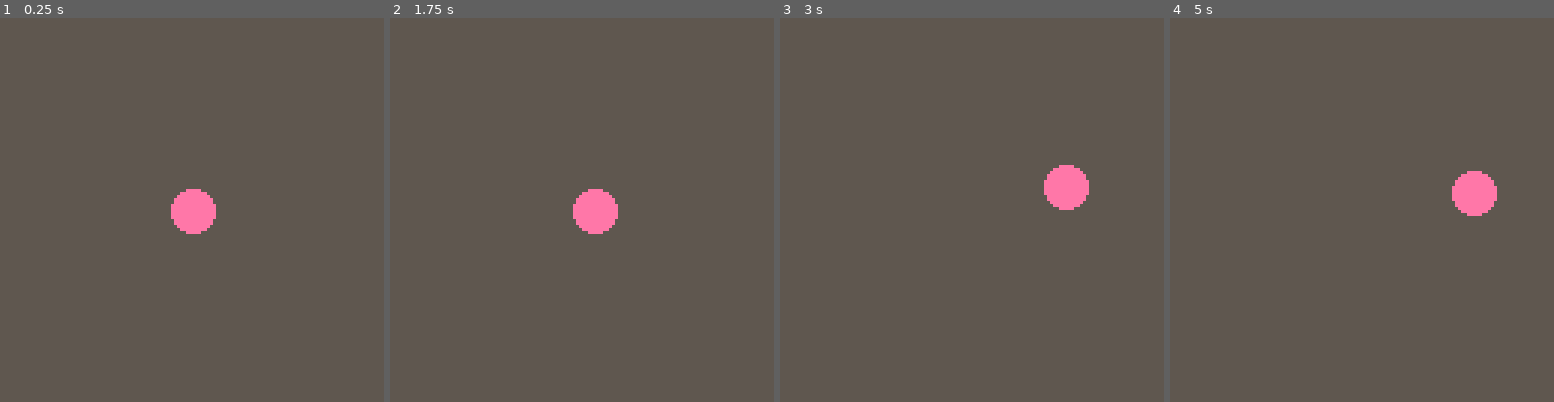
Above: before the commit, frames 1-4 (left to right).
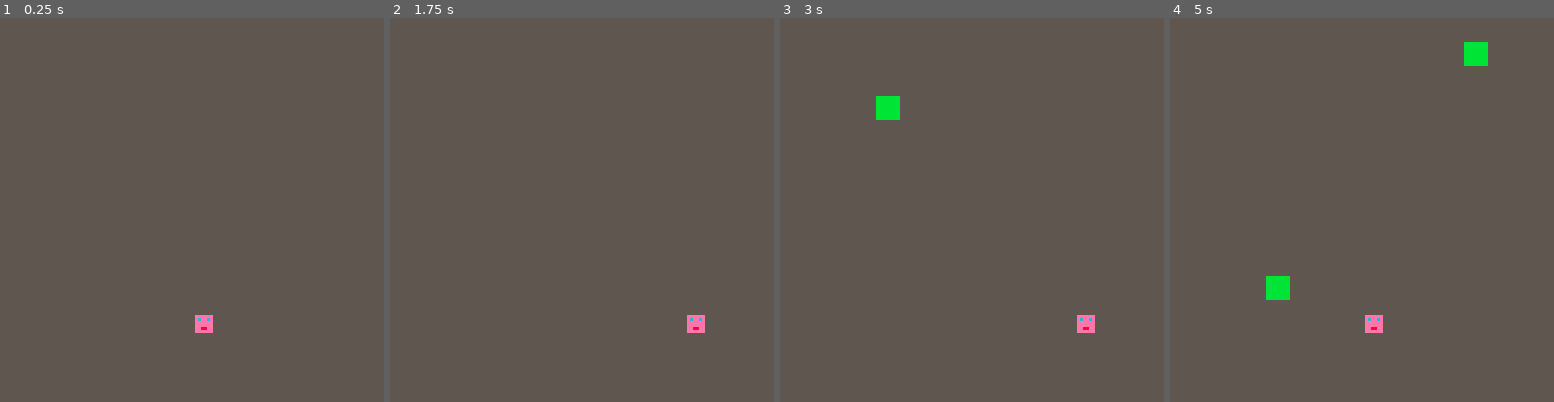
Above: after the commit, the same moments.

Repository: lflippo/demo_game_one
Game: PICO-8 cartridge game_one.p8
Same seed, same stepped clock (60 frames per second), same inputs: the game is played once before the commit and once after it.
Inputs:
- Up to frame 1 (0.25 s): no input
- Up to frame 2 (1.75 s): hold Right from 1.6 s (still down)
- Up to frame 3 (3 s): release Right at 2.1 s; hold Up 2.15-2.42 s; hold Right from 2.47 s (still down)
- Up to frame 4 (5 s): release Right at 3.03 s; hold Left 3.08-3.58 s; hold Down 3.63-3.97 s; hold Right 4.02-4.68 s; hold Up from 4.73 s (still down)

The runs differ from the first frame. In frame 1, 1.3% of the frame differs, in the area x 44-57%, y 44-83%; in frame 2, 1.3%; in frame 3, 1.7%; in frame 4, 2.1%, in the area x 25-86%, y 6-83%.

Commit message:
added player, and objects with some logic

Diff:
--- a/game_one.p8
+++ b/game_one.p8
@@ -1,31 +1,75 @@
 pico-8 cartridge // http://www.pico-8.com
 version 8
 __lua__
+--player_pos = {32, 64, 98}
 function _init()
-	x = 64  y = 64
+	x_positions = {32, 64, 98}
+	player_x = 64
+	player_y = 98
+	obj1_x = 0
+	obj1_y = 0
 end
 
-
+spawn_object = function(x, is_bad)
+	local obj = {}
+
+	pos_index = flr(rnd(3)) + 1
+	pos_x = x_positions[pos_index]
+	obj.position = {x=pos_x, y=0}
+	if is_bad then
+		obj.sprite = 3
+	else
+		obj.sprite = 2
+	end
+
+	obj.update = function(this)
+
+		if (this.position.x == player_x and this.position.y == player_y) then obj.sprite = 3 end
+		this.position.y += 1
+	end
+
+	obj.is_bad = is_bad
+
+	return obj
+end
+
+objects = {}
 function _update()
-	 if (btn(0)) then x=x-1 end
-	 if (btn(1)) then x=x+1 end
-	 if (btn(2)) then y=y-1 end
-	 if (btn(3)) then y=y+1 end
+	--player update
+	 if (btn(0)) then player_x = 32
+	 elseif (btn(1)) then player_x = 98
+	 else  player_x = 64 end
+
+	 if(btnp(2)) then
+		 add(objects, spawn_object(64))
+	 end
+
+	 foreach(objects, function(obj)
+	   obj.update(obj)
+	 end)
+
+
+
 end
 
 function _draw()
 	 rectfill(0,0,127,127,5)
-	 circfill(x,y,7,14)
+	 spr(1, player_x, player_y)
+
+	 foreach(objects, function(obj)
+		 spr(obj.sprite, obj.position.x, obj.position.y)
+	 end)
+
 end
 __gfx__
-00000000000000000000000000000000000000000000000000000000000000000000000000000000000000000000000000000000000000000000000000000000
-00000000000000000000000000000000000000000000000000000000000000000000000000000000000000000000000000000000000000000000000000000000
-00700700000000000000000000000000000000000000000000000000000000000000000000000000000000000000000000000000000000000000000000000000
-00077000000000000000000000000000000000000000000000000000000000000000000000000000000000000000000000000000000000000000000000000000
-00077000000000000000000000000000000000000000000000000000000000000000000000000000000000000000000000000000000000000000000000000000
-00700700000000000000000000000000000000000000000000000000000000000000000000000000000000000000000000000000000000000000000000000000
-00000000000000000000000000000000000000000000000000000000000000000000000000000000000000000000000000000000000000000000000000000000
-00000000000000000000000000000000000000000000000000000000000000000000000000000000000000000000000000000000000000000000000000000000
+0000000000000000bbbbbbbb88888888000000000000000000000000000000000000000000000000000000000000000000000000000000000000000000000000
+000000000eeeeee0bbbbbbbb88888888000000000000000000000000000000000000000000000000000000000000000000000000000000000000000000000000
+007007000eceece0bbbbbbbb88888888000000000000000000000000000000000000000000000000000000000000000000000000000000000000000000000000
+000770000eeeeee0bbbbbbbb88888888000000000000000000000000000000000000000000000000000000000000000000000000000000000000000000000000
+000770000eeeeee0bbbbbbbb88888888000000000000000000000000000000000000000000000000000000000000000000000000000000000000000000000000
+007007000ee88ee0bbbbbbbb88888888000000000000000000000000000000000000000000000000000000000000000000000000000000000000000000000000
+000000000eeeeee0bbbbbbbb88888888000000000000000000000000000000000000000000000000000000000000000000000000000000000000000000000000
+0000000000000000bbbbbbbb88888888000000000000000000000000000000000000000000000000000000000000000000000000000000000000000000000000
 00000000000000000000000000000000000000000000000000000000000000000000000000000000000000000000000000000000000000000000000000000000
 00000000000000000000000000000000000000000000000000000000000000000000000000000000000000000000000000000000000000000000000000000000
 00000000000000000000000000000000000000000000000000000000000000000000000000000000000000000000000000000000000000000000000000000000
